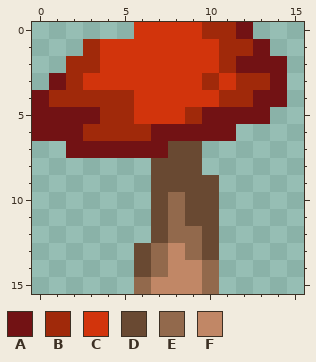
Edited in one commit: pixel-art sprite (data/base/gfx/game/tile/plant/shroom3.png). Above, as it was before the edit.
The file is 16x16 pixels.
Palette (. is transparent): A #721214  B #a0290a  C #d2340c  D #694932  E #92694c  F #c18766
Pixels before, first column x 0:
 0 ......CCCCBBA..
 1 ...BCCCCCCCBBA.
 2 ..BBCCCCCCCBAAA
 3 .ABCCCCCCCBCBBA
 4 ABBBBBCCCCCBBAA
 5 AAAABBCCCBAAAA.
 6 AAABBBBAAAAA...
 7 ..AAAAAADD.....
 8 .......DDD.....
 9 .......DDDD....
10 .......DEDD....
11 .......DEDD....
12 .......DEED....
13 ......DEFED....
14 ......DEFFE....
15 ......EFFFE....
The same view after the edit:
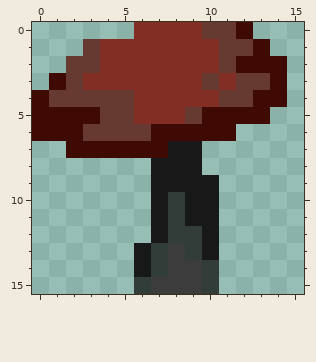
Log entry: Shrooms and lianas placed
What changed:
{"colour":"A","old":"#721214","new":"#3f0a04"}
{"colour":"B","old":"#a0290a","new":"#663931"}
{"colour":"C","old":"#d2340c","new":"#822e24"}
{"colour":"D","old":"#694932","new":"#181818"}
{"colour":"E","old":"#92694c","new":"#323c39"}
{"colour":"F","old":"#c18766","new":"#3c3c3c"}
{"label":"changed","picture_box":[32,22,287,294]}
